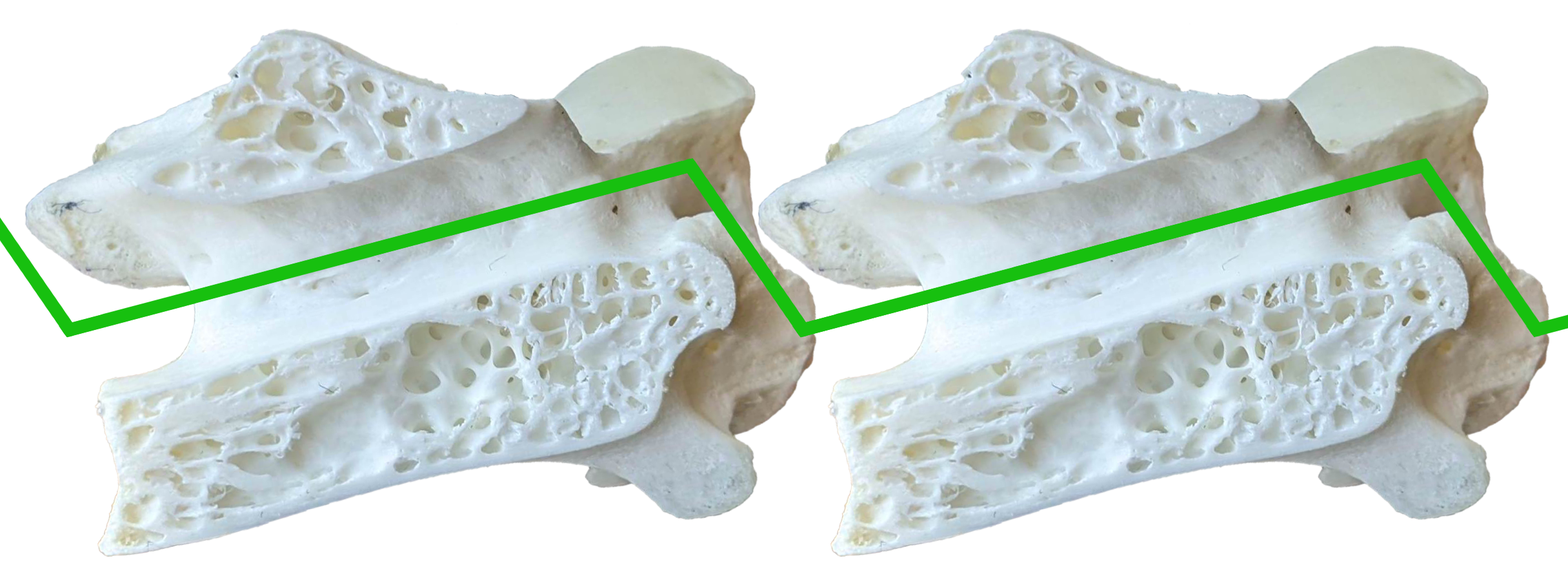
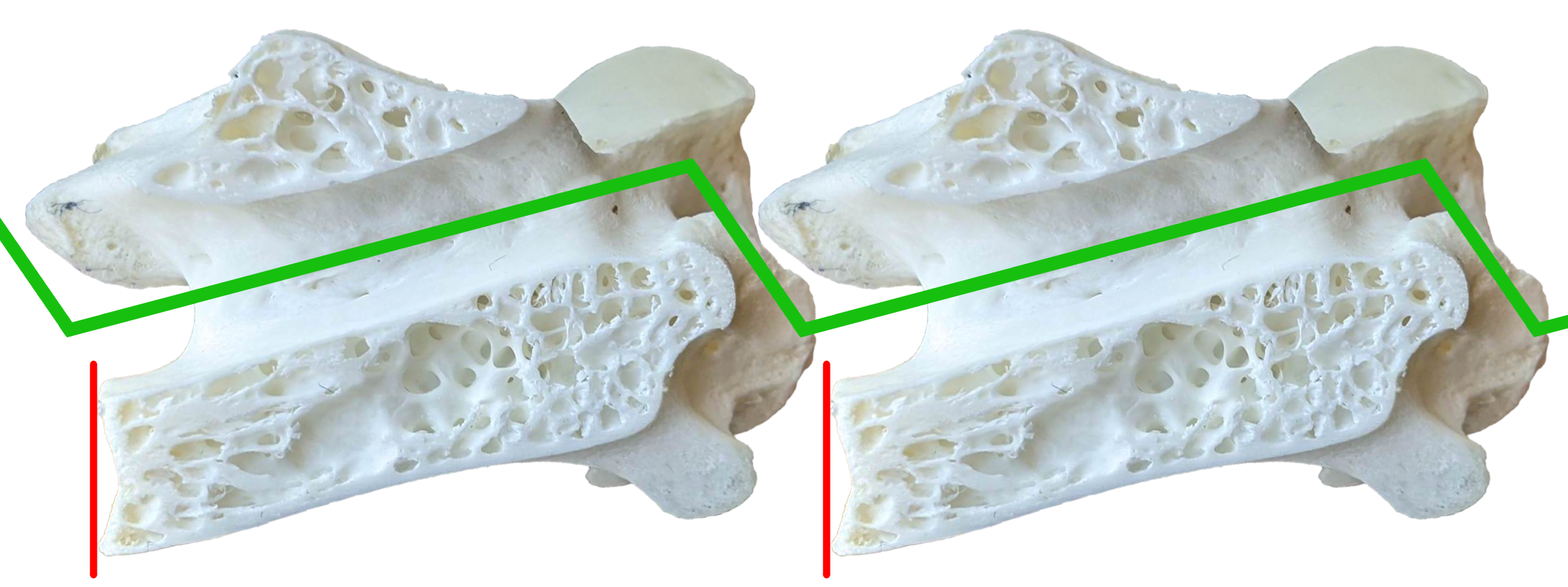
Layers edited between the first and the second 1568×587 image:
added layer "Red line #1" above "Hemisected turkey C9 #1" over <box>89,360,98,579</box>
added layer "Red line #2" above "Hemisected turkey C9 #2" over <box>822,360,831,579</box>
